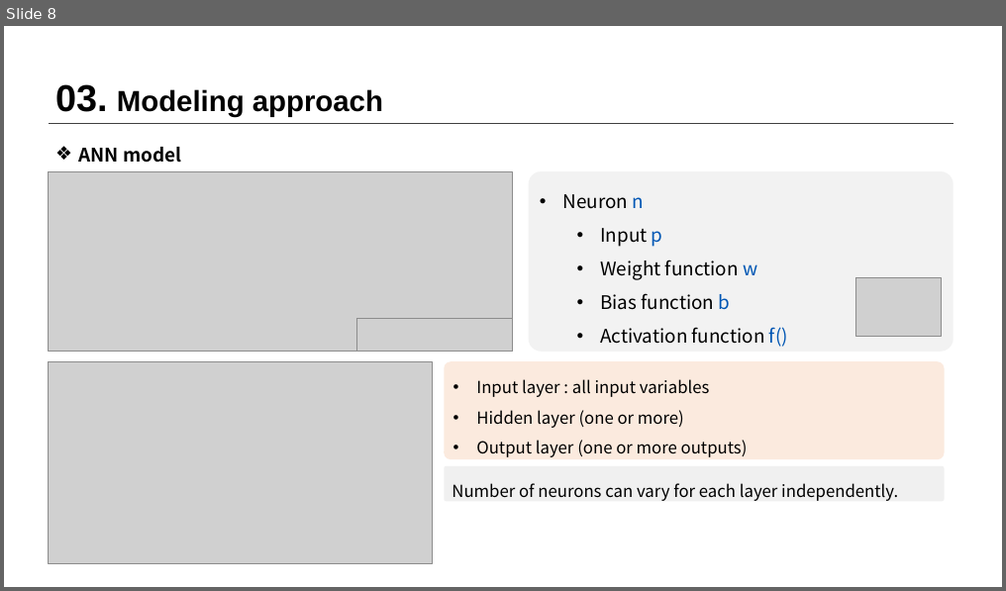
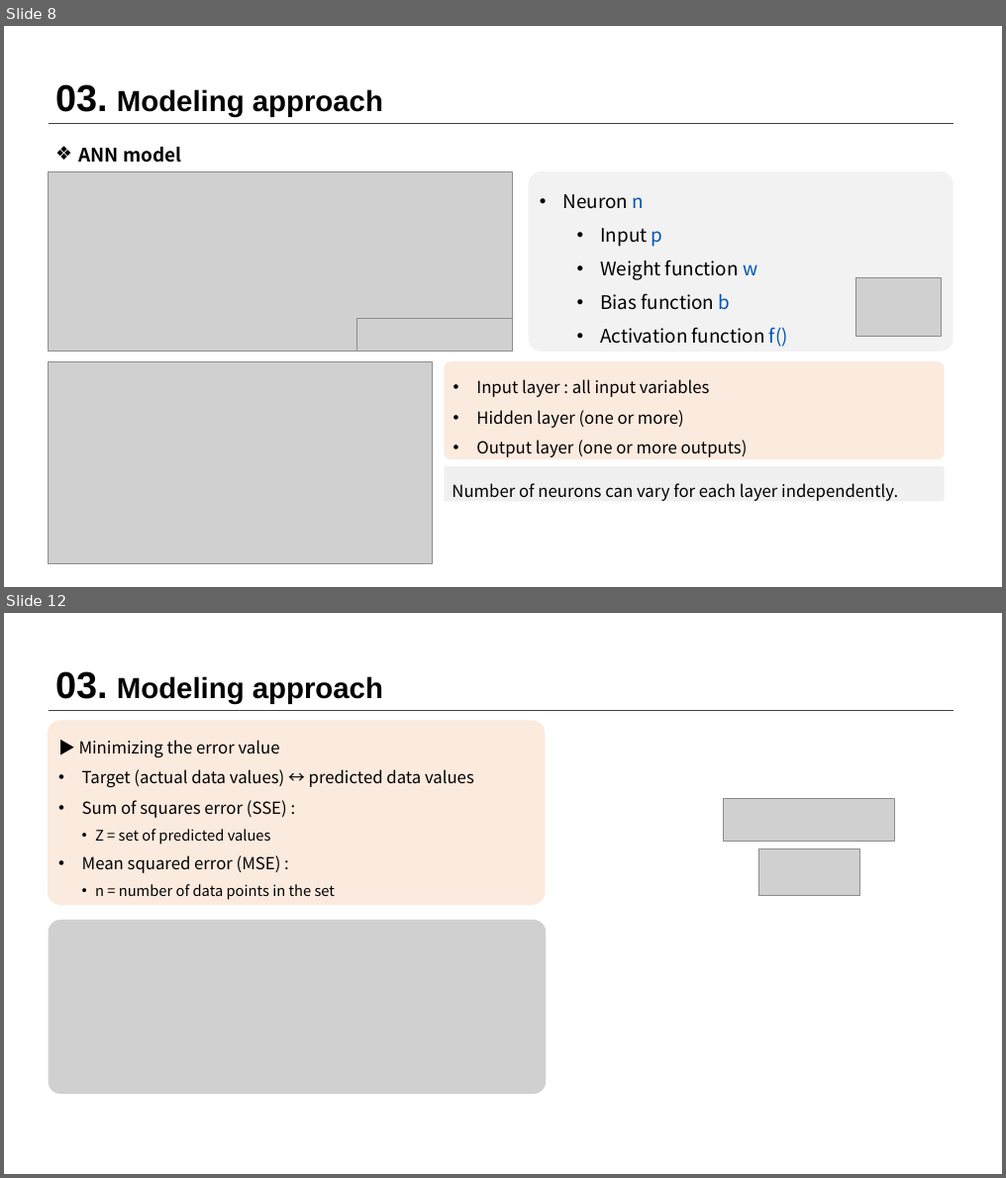
Before and after one commit to sohee98/2022-1st-Course, a slide deck: AI Applications/논문 발표 PT/논문발표-김소희.pptx. Shown one above the other, each under a label of ours: slide 8 before the commit, slides 8 and 12 after it; the slides between them are not shown. The pictures are 1006x591 and 1006x1178 pixels, drawn with LibreOffice and Linux fonts; fonts in the diff are those of the drawing; grey boxes stand for pictures. Boxes give left, top, right and bottom in pixels: in the first picture for what was removed or moved away, otherwise in the second. Text is boxed around its words. In the diff, an @@ line names an element or a change of style, - is before the commit and + after.

```diff
--- a/AI Applications/논문 발표 PT/논문발표-김소희.pptx
+++ b/AI Applications/논문 발표 PT/논문발표-김소희.pptx
@@ slide 12 added at [4, 613, 1002, 1174], background #FFFFFF @@
@@ text added at [55, 671, 383, 704], 28 pt, text #000000, bold @@
+03. Modeling approach
@@ rounded rectangle added at [48, 720, 546, 905], fill #FBE5D6 at 80% opacity, 16 pt, text #000000 @@
+▶ Minimizing the error value
+• Target (actual data values) ↔ predicted data values
+• Sum of squares error (SSE) :
+• Z = set of predicted values
+• Mean squared error (MSE) :
+• n = number of data points in the set
@@ line added from (49, 710) to (953, 710), #404040 1 pt @@
@@ picture added at [724, 799, 895, 842] @@
@@ picture added at [758, 850, 859, 896] @@
@@ picture added at [49, 920, 546, 1094] @@
```
Also in this commit, not shown: 2 slides changed, 1 other slide added, 1 other file.
